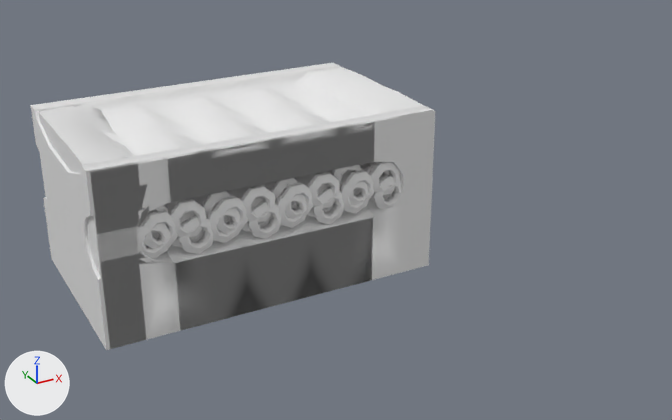
The Blender file Models/GroupD/Factory Kit/Factory Machinery/Conveyers/FM-001 ConveyerBelt.blend: old version first, new version second.
Both versions are drawn from a 50 mm lens placed at (-0.96, -4.81, 2.62), pointed at (1.32, -0.67, 0.55). Arrows for +X, +Y and +Z are at lower left; the lights stay in place.

In view in the first picture: 'FM-001-ConveyerBelt', 'FM-001-ConveyerBelt-End', 'FM-001-ConveyerBelt-Middle'.
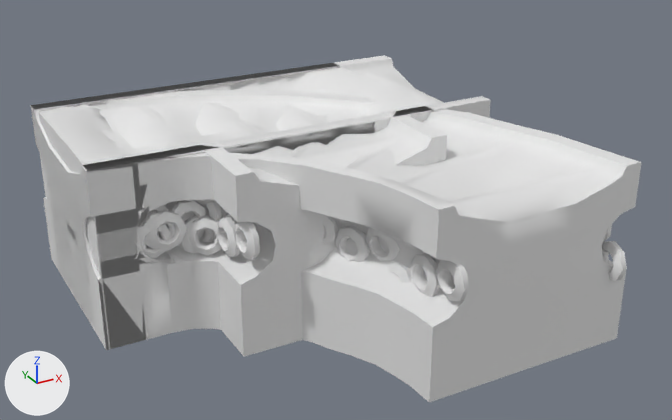
Commit message: Added New Conveyers

Boxes [x1, y1, x2, y2] around the edits, measured in the pictures (672 x 420 px):
'FM-011-ConveyerBelt-Corner', added: after [31, 90, 642, 402]
'FM-012-ConveyerBelt-Cross', added: after [34, 55, 491, 357]
'FM-001-ConveyerBelt-Middle', unchanged, covered by the edit: [31, 63, 433, 350] in both
'FM-001-ConveyerBelt', unchanged, covered by the edit: before [37, 66, 436, 349]; after [37, 67, 435, 349]

What changed in the scene script:
```text
Add me_cube_011:
    me_cube_011.from_pydata(...)  # 1865 vertices, 1860 faces; spans x 0.0..2.39, y -1.04..0.6, z 0.0..1.01
    me_cube_011.polygons.foreach_set('use_smooth', [True] * 1860)
Add me_cube_008:
    me_cube_008.from_pydata(...)  # 2246 vertices, 2250 faces; spans x -0.01..2.41, y -1.87..0.61, z -0.01..1.0
    me_cube_008.polygons.foreach_set('use_smooth', [True] * 2250)
Add ob_fm_012_conveyerbelt_cross:
    ob_fm_012_conveyerbelt_cross = bpy.data.objects.new('FM-012-ConveyerBelt-Cross', me_cube_011)
    ob_fm_012_conveyerbelt_cross.location = (0.0, 0.0, 0.0)
    ob_fm_012_conveyerbelt_cross.scale = (1.01, 1.0, 1.0)
Add ob_fm_011_conveyerbelt_corner:
    ob_fm_011_conveyerbelt_corner = bpy.data.objects.new('FM-011-ConveyerBelt-Corner', me_cube_008)
    ob_fm_011_conveyerbelt_corner.location = (0.0, 0.0, 0.0)
```
